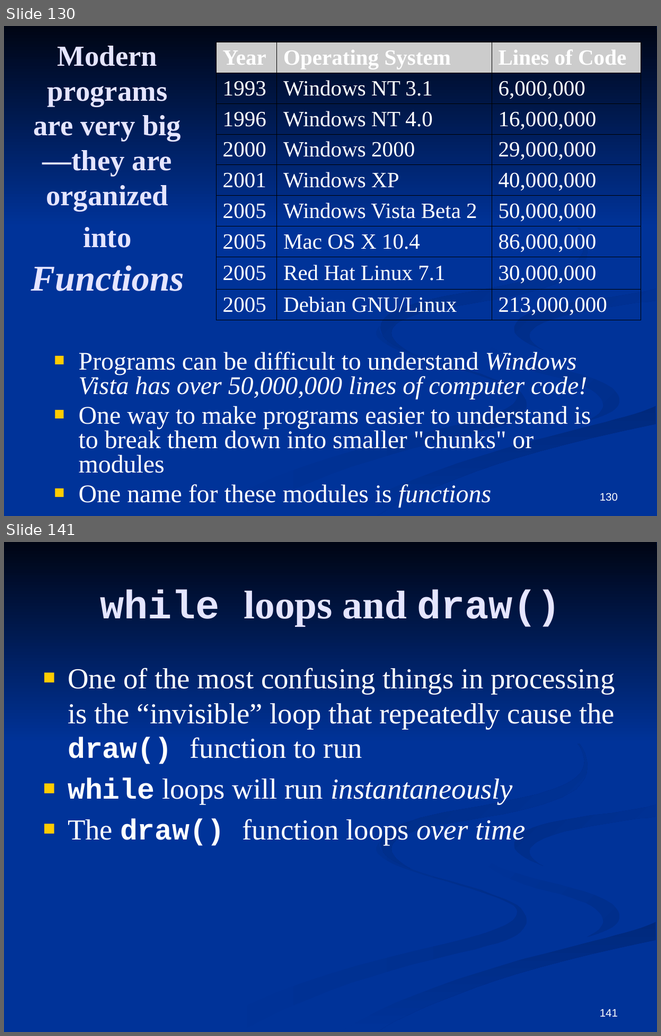
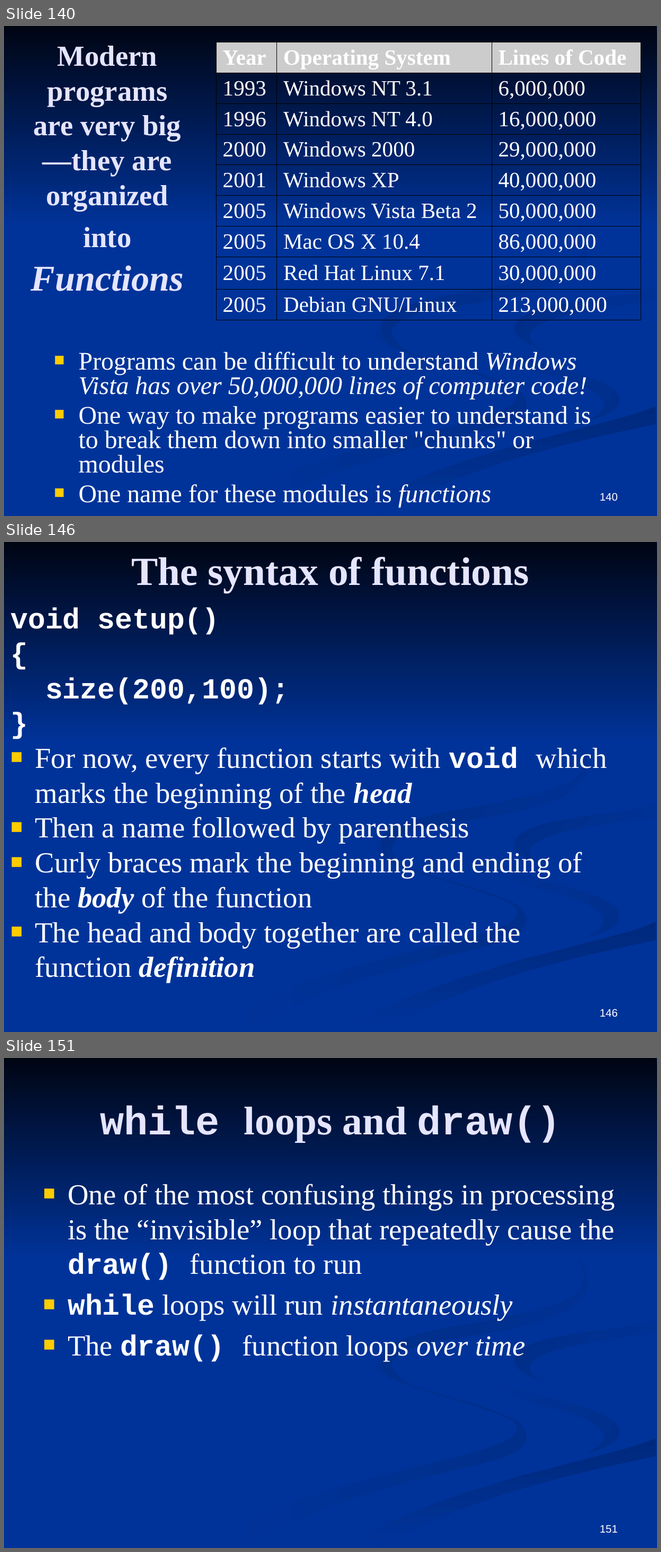
Before and after one commit to CSCamp/CSCamp.github.io, a slide deck: CSCamp.pptx. Shown one above the other, each under a label of ours: slides 130 and 141 before the commit, slides 140, 146 and 151 after it; the slides between them are not shown. The pictures are 661x1036 and 661x1552 pixels, drawn with LibreOffice and Linux fonts; fonts in the diff are those of the drawing. Boxes give left, top, right and bottom in pixels: in the first picture for what was removed or moved away, otherwise in the second. Text is boxed around its words. In the diff, an @@ line names an element or a change of style, - is before the commit and + after.

```diff
--- a/CSCamp.pptx
+++ b/CSCamp.pptx
@@ slide 146 added at [4, 542, 657, 1032], background #003399; not listed: 7 template elements that a slide beside it also shows @@
@@ title added at [131, 557, 529, 592], 44 pt, text #E5E5FF, bold @@
+The syntax of functions
@@ text added at [10, 608, 607, 982], 32 pt, text #FFFFFF @@
+void setup()
+{
+size(200,100);
+}
+■ For now, every function starts with void which marks the beginning of the head
+■ Then a name followed by parenthesis
+■ Curly braces mark the beginning and ending of the body of the function
+■ The head and body together are called the function definition
@@ page number added at [600, 1008, 618, 1017], 12 pt, text #FFFFFF @@
+146
@@ what was slide 130 is now slide 140 @@
@@ page number at [600, 492, 618, 501]: text changed @@
-130
+140
@@ what was slide 141 is now slide 151 @@
@@ page number at [600, 1525, 618, 1533]: text changed @@
-141
+151
```
Also in this commit, not shown: 1 slide changed, 10 other slides added, 1 slide removed, 5 other files.
